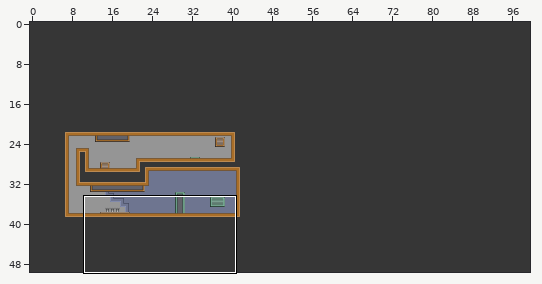
An edit to a level. Tiled map, core/assets/level3.tmx. The picture above shows the old version from afar; the outline marks the close-up.
Close-up. Earlier state:
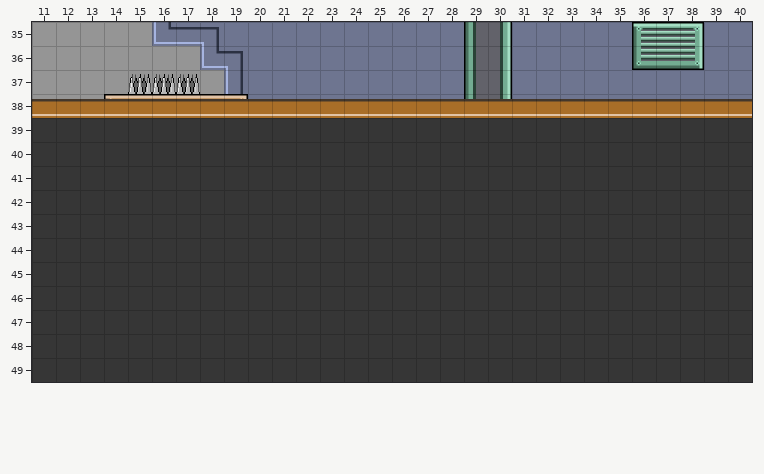
Cells are 32x32 px. Shown: x 11..40, y 35..49. The commit also changed other parts of the map, which this record leaves out.
After:
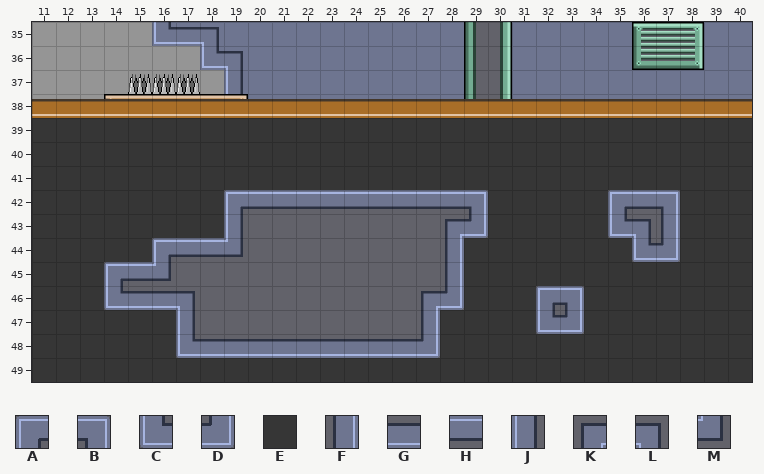
Key: from "test": A 69, B 70, C 89, D 90, E 160, F 284, G 285, H 304, J 305, K 324, L 325, M 345.
_ is an empty cell.
What changed:
Layer "BGTiles":
y 42: x 19..29 EEEEEEEEEEE -> AHHHHHHHHHB; x 35..37 EEE -> AHB
y 43: x 19..29 EEEEEEEEEEE -> J________KD; x 35..37 EEE -> CLF
y 44: x 16..28 EEEEEEEEEEEEE -> AHHM________F; x 36..37 EE -> CD
y 45: x 14..28 EEEEEEEEEEEEEEE -> AHM___________F
y 46: x 14..28 EEEEEEEEEEEEEEE -> CGGL_________KD; x 32..33 EE -> AB
y 47: x 17..27 EEEEEEEEEEE -> J_________F; x 32..33 EE -> CD
y 48: x 17..27 EEEEEEEEEEE -> CGGGGGGGGGD
Changed places in both close-ups, as pixel boxes (x1, y1, x2, y2):
changed: (104, 190, 488, 358)
changed: (608, 190, 680, 262)
changed: (536, 286, 584, 334)
